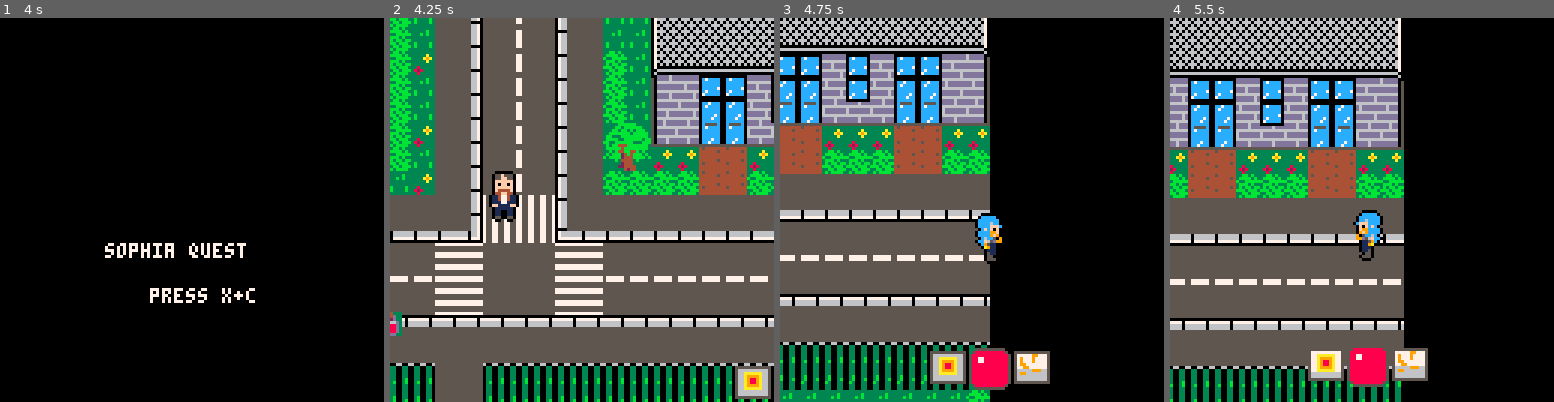
Above: before the commit, frames 1-4 (left to right).
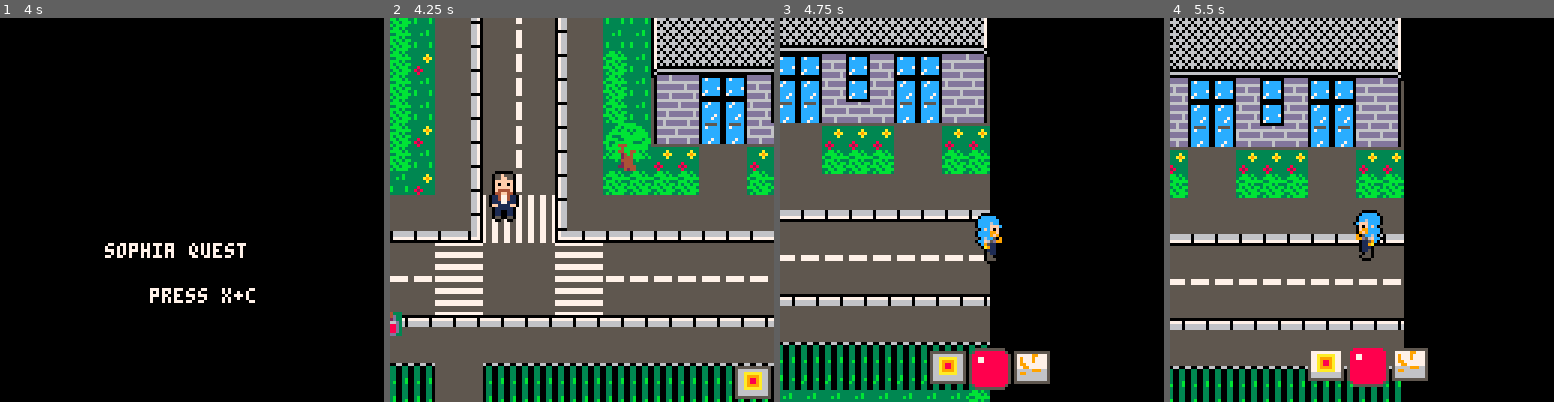
Above: after the commit, the same moments.

Repository: JasonHaenlin/pico-8-sophiaquest
Game: PICO-8 cartridge sophiaquest.p8
Two runs of this game, one before a commit and one after it. Both use one fixed random seed, a clock stepped at 60 frames per second and the inputs below.
Inputs:
- Up to frame 1 (4 s): tap X (X key) at 0.33, 1.07, 1.85, 2.97 s; tap O (Z key) at 0.7, 1.7, 2.1, 2.5, 2.9, 3.3, 3.7 s; hold Right 1.6-2.1 s; hold Up 2.15-2.42 s; hold Right 2.47-3.03 s; hold Left 3.08-3.58 s; hold Down 3.63-3.97 s
- Up to frame 2 (4.25 s): hold Right from 4.02 s (still down); tap X (X key) at 4.08 s; tap O (Z key) at 4.1 s
- Up to frame 3 (4.75 s): tap O (Z key) at 4.5 s; release Right at 4.68 s; hold Up from 4.73 s (still down)
- Up to frame 4 (5.5 s): tap O (Z key) at 4.9, 5.3 s; release Up at 5.03 s; hold Left from 5.08 s (still down); tap X (X key) at 5.2 s

Frame 1 is identical in both runs. In frame 2, 1.5% of the frame differs, in the area x 80-93%, y 33-47%; in frame 3, 2.8%; in frame 4, 2.9%, in the area x 4-49%, y 34-47%.

Commit message:
valbonne

Diff:
--- a/sophiaquest.p8
+++ b/sophiaquest.p8
@@ -1294,21 +1294,21 @@
 000000000000000000000000000000000000000000000000000000000000000000000000000000000000000000000000000000808000000002a000000000000000000000000080808000000000000000000000000000800080000000000000000000000000008080800000000000000005050505000003030000000000000000
 0000008080800000000000000000000000000080808000000000000000000000000000808080000000000000000000000000008080800000000000000000000000000000000000000000000000000000000000000000000000000000000000000000000000000000000000000000000000000000000000000000000000000000
 __map__
-0000000000000000000000000000000000000000000000000000000000000000000000000000000000000000000000000000000000000000000000000000000000000000000000000000000000000000000000000000000000000000000000000000000000000000000000000000000000000000000000000000000000000000
-0000000000000000000000000000000000000000000202215152121512505121210708080808080808080809000000000202020708080808080808080808080808080951515212151250020000000000000000000000000000000000000000000000000000000000000000000000000000000000000000000000000000000000
-0000000000000000000000000000000000000000000202215152121512505121211718181818181818181819000000002324021718181818181818181818181818181951515212151250020000000000000000000000000000000000000000000000000000000000000000000000000000000000000000000000000000000000
-0000000000000000000000000000000000000000000202315152121512505102212728282828282828282829000000003334021718181818181818181818181818181951515212151250020000000000000000000000000000000000000000000000000000000000000000000000000000000000000000000000000000000000
-0000000000000000000000000000000000000000000202215152121512505102211d1e0d0d1e0d1e0d0d1e1f000000002324021718181818181818181818181818181951515212151250020000000000000000000000000000000000000000000000000000000000000000000000000000000000000000000000000000000000
-0000000000000000000000000000000000000000000202215152121512505102212d2e04042e0d2e04042e2f000000003334022728282828282828282828282828282951515212151250020000000000000000000000000000000000000000000000000000000000000000000000000000000000000000000000000000000000
-0002020202020202020202020202020202020202020202315152121512505123243d3e14143e3e3e14143e3f000000002324021d1e1e1e1e1e1e1e1e1e1e1e1e1e1e1f51515212151250020000000000000000000000000000000000000000000000000000000000000000000000000000000000000000000000000000000000
-00020202020202020202020202020202020202020202022151521215125051333431313c3c3131313c3c3131000000003334022d2e04042e2e2e04042e2e2e04042e2f51515212151250020000000000000000000000000000000000000000000000000000000000000000000000000000000000000000000000000000000000
-00212121212121212121212121212131212121212131213151521215125051020202023c3c0202023c3c0202000000000202023d3e14143e3e3e14143e3e3e14143e3f51515212151250020000000000000000000000000000000000000000000000000000000000000000000000000000000000000000000000000000000000
-0051515151515151515151515151515151035151515151515152050505505151515151515151515112121212000000005151515151515130303051513030305151515151515212151250020000000000000000000000000000000000000000000000000000000000000000000000000000000000000000000000000000000000
-0061616161616161616161616161616161136161616161616162050505606161616161616161616161616161000000005151515151515151515151515151515151515103515212151250020000000000000000000000000000000000000000000000000000000000000000000000000000000000000000000000000000000000
-0012121212121212121212121212060606060612121212120101121212010112121212121212121212121212000000006161616161616161616161616161616161616113616212151250020000000000000000000000000000000000000000000000000000000000000000000000000000000000000000000000000000000000
-0011111111111111111111111111111111111111111111110101121212010111111111111111111111111111000000001212121212121212121201011212121206060606061212151250020000000000000000000000000000000000000000000000000000000000000000000000000000000000000000000000000000000000
-0012121212121212121212121212121212121212121212120101121212010112121212121212121212121212000000001111111111111111111101011111111111111111111111121250020000000000000000000000000000000000000000000000000000000000000000000000000000000000000000000000000000000000
-0041414141414141414141414141414141414141414141414141414141414141414141414141414141414141000000001212121212121212121201011212121212121212121212121250020000000000000000000000000000000000000000000000000000000000000000000000000000000000000000000000000000000000
+0000000000000000000000000000000000000000000000000000000000000000000000000000000000000000000000000000000000000000000000000000000000000000000000000000000000000000001718180708080808080808080809181819000000000000000000000000000000000000000000000000000000000000
+0000000000000000000000000000000000000000000202215152121512505121210708080808080808080809000000000202020708080808080808080808080808080951515212151250020000000000002728281718181818181818181819282829000000000000000000000000000000000000000000000000000000000000
+0000000000000000000000000000000000000000000202215152121512505121211718181818181818181819000000002324021718181818181818181818181818181951515212151250020000000000001a0d0d27282828282828282828290d0d1c020200000000000000000000000000000000000000000000000000000000
+0000000000000000000000000000000000000000000202315152121512505102212728282828282828282829000000003334021718181818181818181818181818181951515212151250020000000000001a1b1b1a0d0d1b0d0d0d1b0d0d1c1b1b1c020200000000000000000000000000000000000000000000000000000000
+0000000000000000000000000000000000000000000202215152121512505102211d1e0d0d1e0d1e0d0d1e1f000000002324021718181818181818181818181818181951515212151250020000000000001a1b1b1a1b1b1b1b1b1b1b1b1b1c1b431c020200000000000000000000000000000000000000000000000000000000
+0000000000000000000000000000000000000000000202215152121512505102212d2e04042e0d2e04042e2f000000003334022728282828282828282828282828282951515212151250020000000202022a2b2b1a1b04041b1b1b04041b1c2b532c020202020000000000000000000000000000000000000000000000000000
+0002020202020202020202020202020202020202020202315152121512505123243d3e14143e3e3e14143e3f000000002324021d1e1e1e1e1e1e1e1e1e1e1e1e1e1e1f51515212151250020000002121212121212a2b14142b2b2b14142b2c121212212121210000000000000000000000000000000000000000000000000000
+0002020202020202020202020202020202020202020202215152121512505133343131121231313112123131000000003334022d2e04042e2e2e04042e2e2e04042e2f51515212151250020000005151515151515151515151515151515151515151035151510000000000000000000000000000000000000000000000000000
+0021212121212121212121212121213121212121213121315152121512505102020202121202020212120202000000000202023d3e14143e3e3e14143e3e3e14143e3f51515212151250020000006161616161616161616161616161616161616161136161610000000000000000000000000000000000000000000000000000
+0051515151515151515151515151515151035151515151515152050505505151515151515151515112121212000000005151515151515130303051513030305151515151515212151250020000001212121212121212121212121212121212120606060606120000000000000000000000000000000000000000000000000000
+0061616161616161616161616161616161136161616161616162050505606161616161616161616161616161000000005151515151515151515151515151515151515103515212151250020000001111111111111111111111111111111111111111111111110000000000000000000000000000000000000000000000000000
+0012121212121212121212121212060606060612121212120101121212010112121212121212121212121212000000006161616161616161616161616161616161616113616212151250020000001212121212121212121212121212121212121212121212120000000000000000000000000000000000000000000000000000
+0011111111111111111111111111111111111111111111110101121212010111111111111111111111111111000000001212121212121212121201011212121206060606061212151250020000004141414141414141414141414141414141414141414141410000000000000000000000000000000000000000000000000000
+0012121212121212121212121212121212121212121212120101121212010112121212121212121212121212000000001111111111111111111101011111111111111111111111121250020000002324232423242324232423242324232423242324232423240000000000000000000000000000000000000000000000000000
+0041414141414141414141414141414141414141414141414141414141414141414141414141414141414141000000001212121212121212121201011212121212121212121212121250020000003334333433343334333433343334333433343334333433340000000000000000000000000000000000000000000000000000
 0051515151515151515151515151515151515151515151515151515151515151515151515151515151515151000000004141414141414141414141414141414141414141414141414107080808080808080921000000000000000000000000000000000000000000000000000000000000000000000000000000000000000000
 0010101010101010101010101010101010101010101010105151101010101010101010101010101010101010000000005151515151515151515151515151515151515151515102020217181818181818181921000000000000000000000000000000000000000000000000000000000000000000000000000000000000000000
 0020202020202020202020202020202020202020202020205151202020202020202020202020202020202020000000006161616161616161616161616161616161616151515102213117181818181818181921000000000000000000000000000000000000000000000000000000000000000000000000000000000000000000
